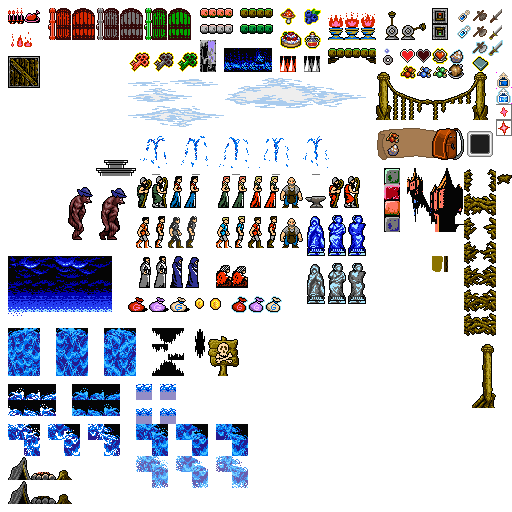
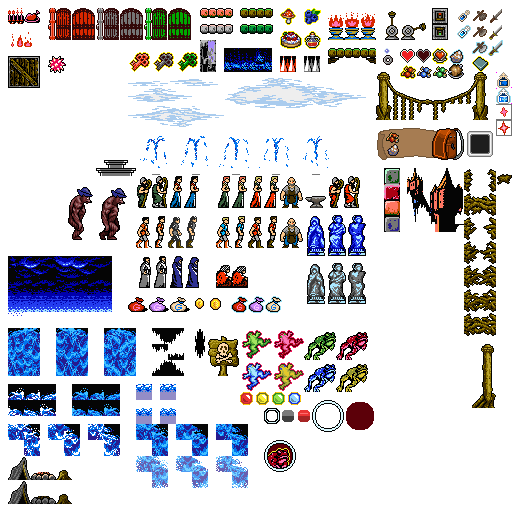
Layered file, before and after one edit (512x512). Changes by layer:
added group "Boss Health Bars" with 5 layers above "Megafrog" over [264, 400, 374, 472]
added layer "BossHealthBar" in group "Boss Health Bars" over [264, 408, 310, 472]
added layer "Icon Frame" in group "Boss Health Bars" over [312, 400, 344, 432]
added layer "Icon Background copy" in group "Boss Health Bars" over [346, 402, 374, 430]
added layer "Megafrog Icon" in group "Boss Health Bars" over [268, 448, 290, 469]
added layer "Icon Background" in group "Boss Health Bars" over [266, 442, 294, 470]
added group "Megafrog" with 4 layers above "bags2" over [240, 330, 368, 405]
added layer "toad rain" in group "Megafrog" over [242, 330, 368, 392]
added layer "Megafrog Heart" in group "Megafrog" over [240, 392, 301, 405]
hid "Trees" over [432, 256, 448, 272]
removed layer "Layer 94" over [48, 56, 448, 472]
renamed "Statues" to "Main", painted on it over [48, 56, 448, 472]
